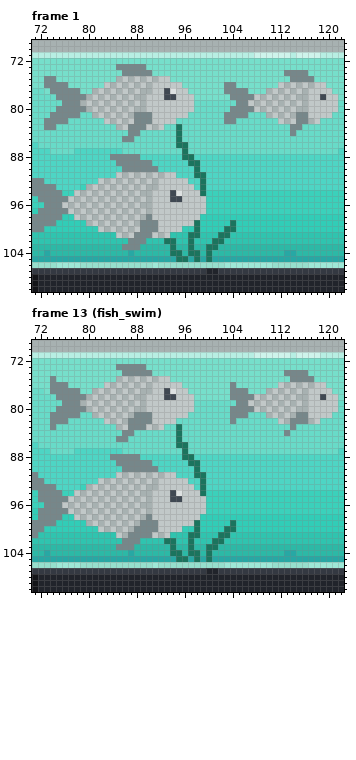
Two states of a pixel-art file, assets_raw/mothership.aseprite. The first picture shows the starting point.
320x180 pixels, 15 frames. Shown: frame 1: x 71..122, y 69..110; frame 13 (fish_swim): x 71..122, y 69..110. The commit also changed other frames or places, which this record leaves out.
Once edited:
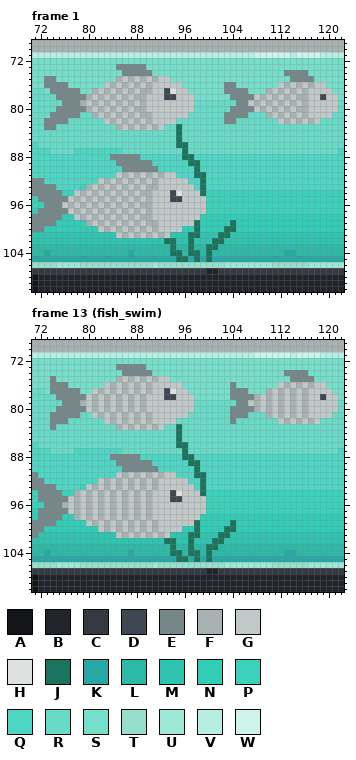
Palette (. is transparent): A #141518  B #21242b  C #343942  D #3f4852  E #76878a  F #a7b1b1  G #c1c8c8  H #dde1e1  J #1b745e  K #27a8a4  L #2cb9a6  M #2fc4af  N #31cdb7  P #3bd1bb  Q #4ed5c4  R #68dbc8  S #76dfcb  T #96dfcd  U #9ee8d7  V #b7eee3  W #cef3eb
The commit says: fish scales
What changed:
layer "fish_big/fin_front" now hidden
layer "fish_medium/fin_front" now hidden
layer "fish_small/fin_front" now hidden
Changed rows in their new state; - is an unchanged pixel.
Frame 1:
first column x 86:
 81 --GFF------------------------GF
 82 --FGF------------------------FG
 83 -FGF------------------------RR-
 84 -RR-------------------------R--
 85 RR-----------------------------
first column x 86:
 98 ----F-
 99 ---GFF
100 ---FGF
101 --FGF-
102 -MMM--
103 LLL---
Frame 13 (fish_swim):
first column x 80:
 77 -GFGFGFGFG---------------------------
 78 GFGFGFGFG-------------------FGFGFGFG-
 80 GFGFGFGFG-------------------FGFGFGFG-
 81 -GFGFGFGFGF------------------------GF
 82 -------GFGF-----------------------GFG
 83 -------FGF------------------------R--
 84 ------RR-------------------------R---
 85 -----RR------------------------------
first column x 76:
 93 ----GFGFGFGFGFG-
 94 --FGFGFGFGFGFG--
 96 FGFGFGFGFGFGFG--
 98 --FGFGFGFGFGFGF-
 99 ----GFGFGFGFGFGF
100 ------------GFGF
101 -----------GFGF-
102 ----------MMM---
103 ---------LLL----
Pixel boxes of the changes (left, top, right, bottom) in both pictures:
changed: (122, 112, 152, 142)
changed: (290, 112, 308, 136)
changed: (122, 214, 158, 250)
changed: (86, 388, 152, 442)
changed: (254, 394, 308, 436)
changed: (62, 484, 158, 550)
